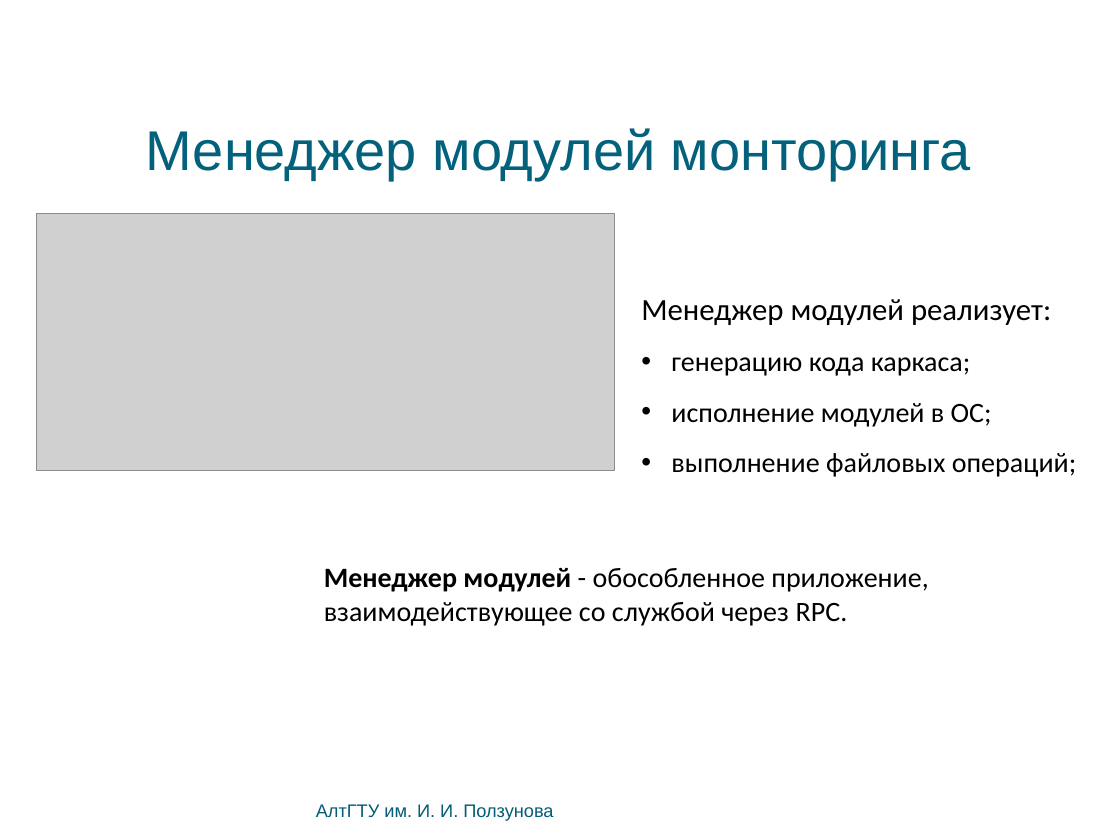
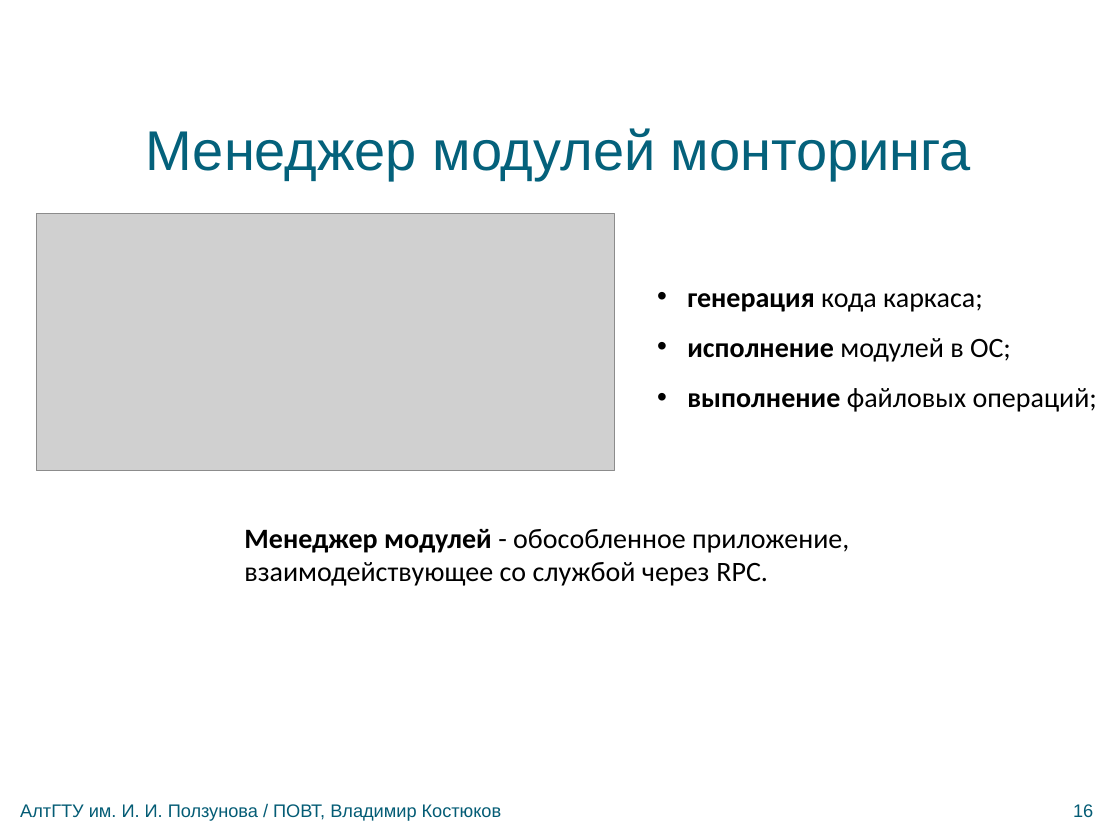
Before and after one commit to bluerain/snoopy, a slide deck: slide 16 of diploma/trunk/ppt/kostyukov.pptx (slide 17 before the commit). Drawn at 1120x840 pixels with LibreOffice and Linux fonts; fonts in the diff are those of the drawing; grey boxes stand for pictures; background and template pictures are left out. Boxes give left, top, right and bottom in pixels: in the first picture for what was removed or moved away, otherwise in the second. Text is boxed around its words. In the diff, an @@ line names an element or a change of style, - is before the commit and + after.

```diff
--- a/diploma/trunk/ppt/kostyukov.pptx
+++ b/diploma/trunk/ppt/kostyukov.pptx
@@ text "генерация кода каркаса;" moved from (x1=641, y1=299, x2=1076, y2=477) to (x1=687, y1=293, x2=1097, y2=412) @@
@@ text at (x1=687, y1=293, x2=983, y2=312): text changed; size 22 to 20 pt @@
-Менеджер модулей реализует:
-• генерацию кода каркаса;
+• генерация кода каркаса;
@@ text at (x1=687, y1=338, x2=1097, y2=412): bold on in "исполнение", "выполнение" @@
@@ text "Менеджер модулей - обособленное приложение, ..." moved from (x1=324, y1=568, x2=928, y2=626) to (x1=244, y1=529, x2=849, y2=586) @@
@@ text at (x1=20, y1=804, x2=502, y2=821): text changed @@
-АлтГТУ им. И. И. Ползунова
+АлтГТУ им. И. И. Ползунова / ПОВТ, Владимир Костюков
@@ text added at (x1=1073, y1=804, x2=1093, y2=817), 13 pt, text #045C75 @@
+16
```
Also in this commit, not shown: 18 other slides changed, 1 slide added, 1 slide removed, 2 other files.
